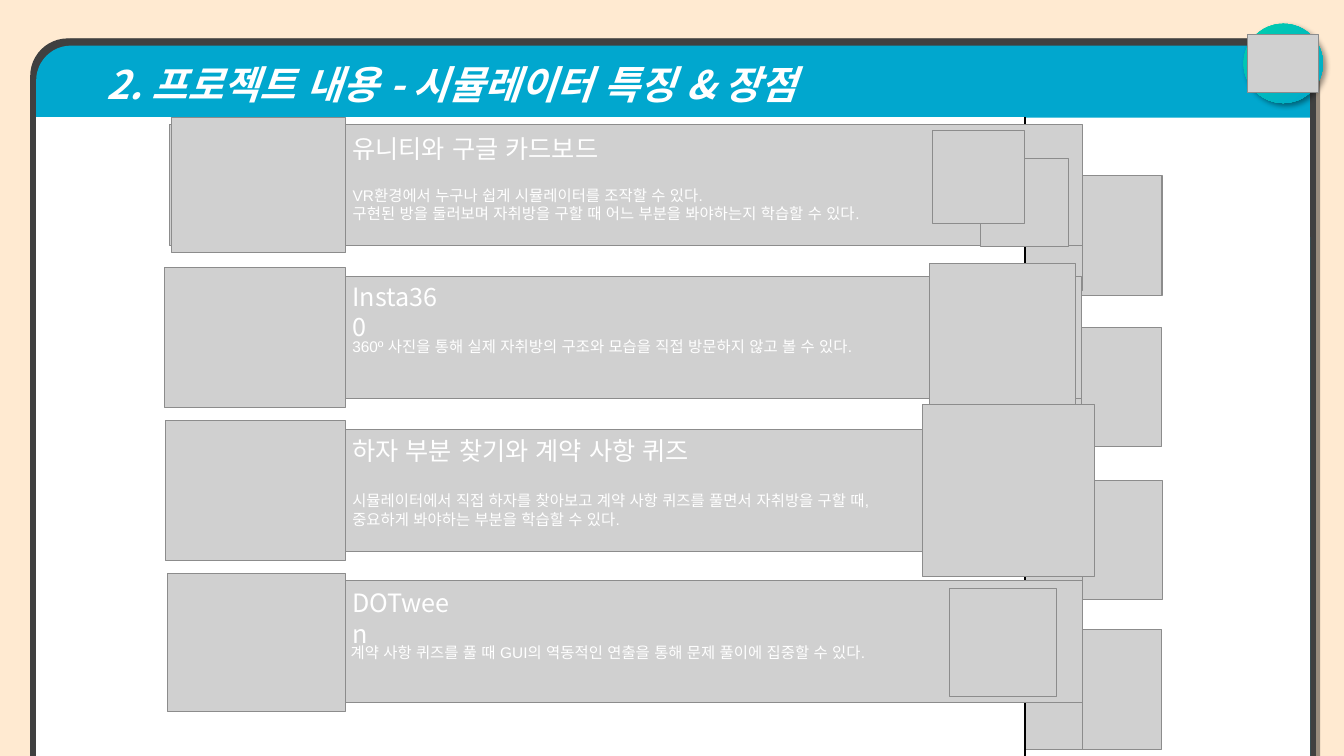
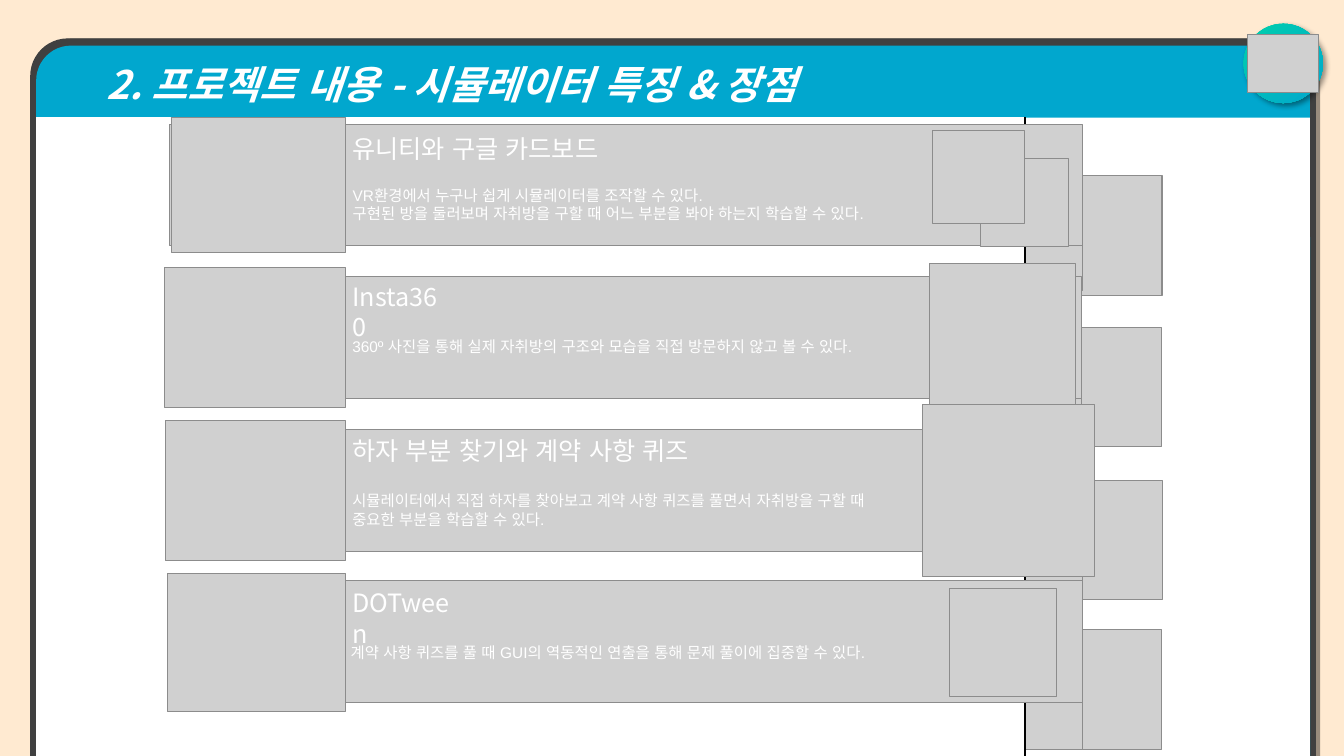
Before and after one commit to jangho1016/2022_1_CapstoneDesign, a slide deck: slide 6 of Final Assignments/파라노이드 팀 발표용 PPT.pptx. Drawn at 1344x756 pixels with LibreOffice and Linux fonts; fonts in the diff are those of the drawing; grey boxes stand for pictures. Boxes give left, top, right and bottom in pixels: in the first picture for what was removed or moved away, otherwise in the second. Text is boxed around its words. In the diff, an @@ line names an element or a change of style, - is before the commit and + after.

```diff
--- a/Final Assignments/파라노이드 팀 발표용 PPT.pptx
+++ b/Final Assignments/파라노이드 팀 발표용 PPT.pptx
@@ text at (353, 206, 864, 220): spaces changed @@
-구현된 방을 둘러보며 자취방을 구할 때 어느 부분을 봐야하는지 학습할 수 있다.
+구현된 방을 둘러보며 자취방을 구할 때 어느 부분을 봐야 하는지 학습할 수 있다.
@@ text at (352, 494, 864, 526): text changed @@
-시뮬레이터에서 직접 하자를 찾아보고 계약 사항 퀴즈를 풀면서 자취방을 구할 때,
-중요하게 봐야하는 부분을 학습할 수 있다.
+시뮬레이터에서 직접 하자를 찾아보고 계약 사항 퀴즈를 풀면서 자취방을 구할 때
+중요한 부분을 학습할 수 있다.
```
Also in this commit, not shown: 4 other slides changed, 2 slides removed.
